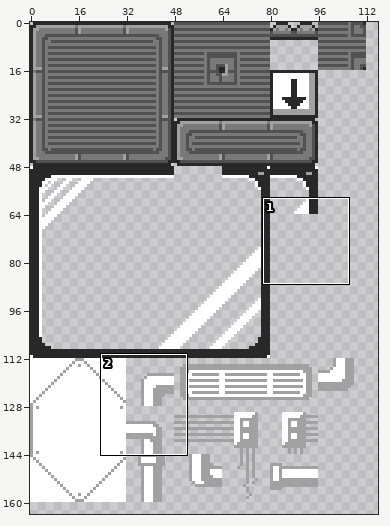
Sprite sheet -- resources/tilesets/tiled_files/space2t.png. Above, an overview of the earlier version with the close-up marked.
Close-up. The starting point:
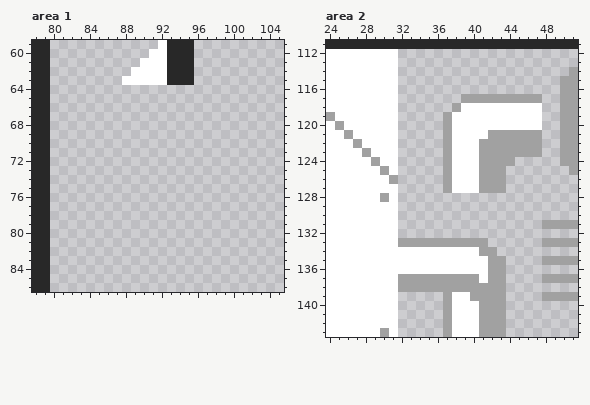
The file is 256x336 pixels. Shown: area 1: x 78..105, y 59..86; area 2: x 24..51, y 111..143. The wide view leaves out empty margins.
The same view after the edit:
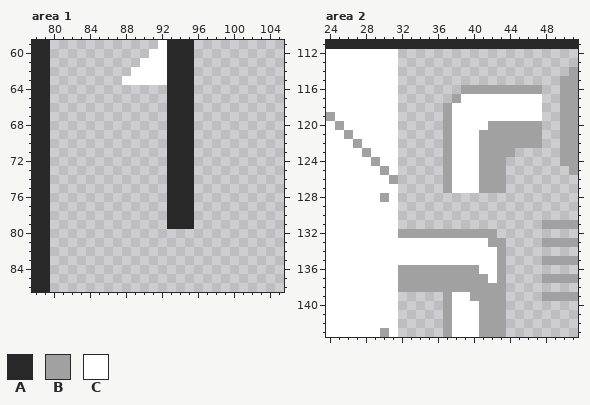
Palette (. is transparent): A #282828  B #a1a1a1  C #ffffff
Author's note on the commit: Update Space Station graphics
Changes in this commit:
Area 1:
The author put colour A in rows 64 to 79 at x 93 to 95.
Area 2:
The author put colour B in row 116 at x 39 to 47; in row 117 at x 38; in row 118 at x 37; in row 132 at x 32 to 42; in row 133 at x 42 to 43; in row 134 at x 43.
Colour C becomes colour B in row 120 at x 42 to 47; in row 121 at x 41; in row 136 at x 32 to 40; in row 137 at x 41.
Colour B becomes colour C in row 117 at x 39 to 47; in row 118 at x 38; in row 133 at x 32 to 41; in row 134 at x 41 to 42; in rows 135 to 137 at x 42.
Colour B is gone in row 123 at x 45 to 47; in row 124 at x 44.
Boxes around the changes in both close-ups, in picture pixels (x1, y1, x2, y2):
added: (167, 85, 194, 229)
changed: (443, 85, 542, 166)
changed: (398, 229, 506, 283)
